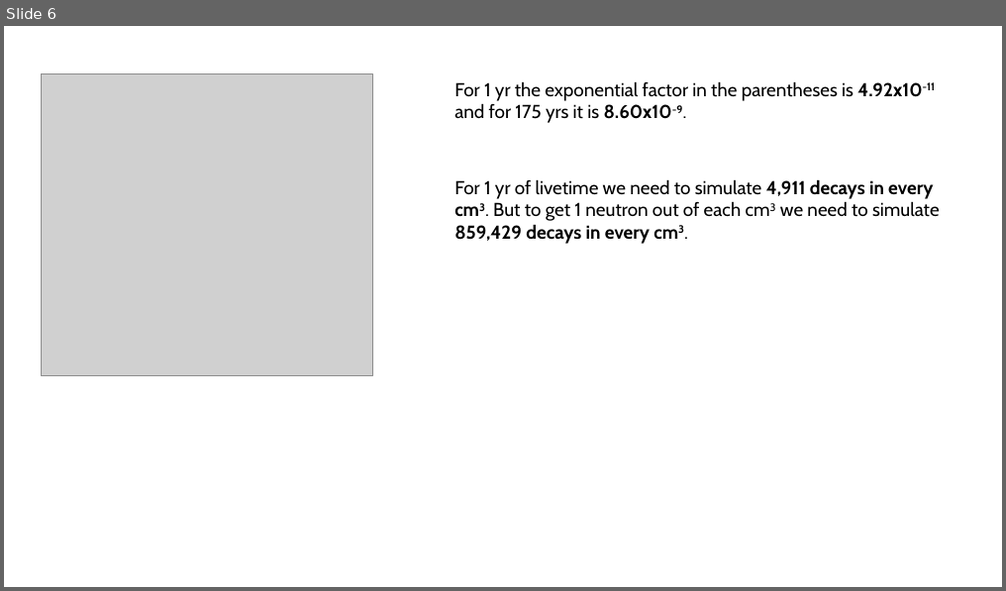
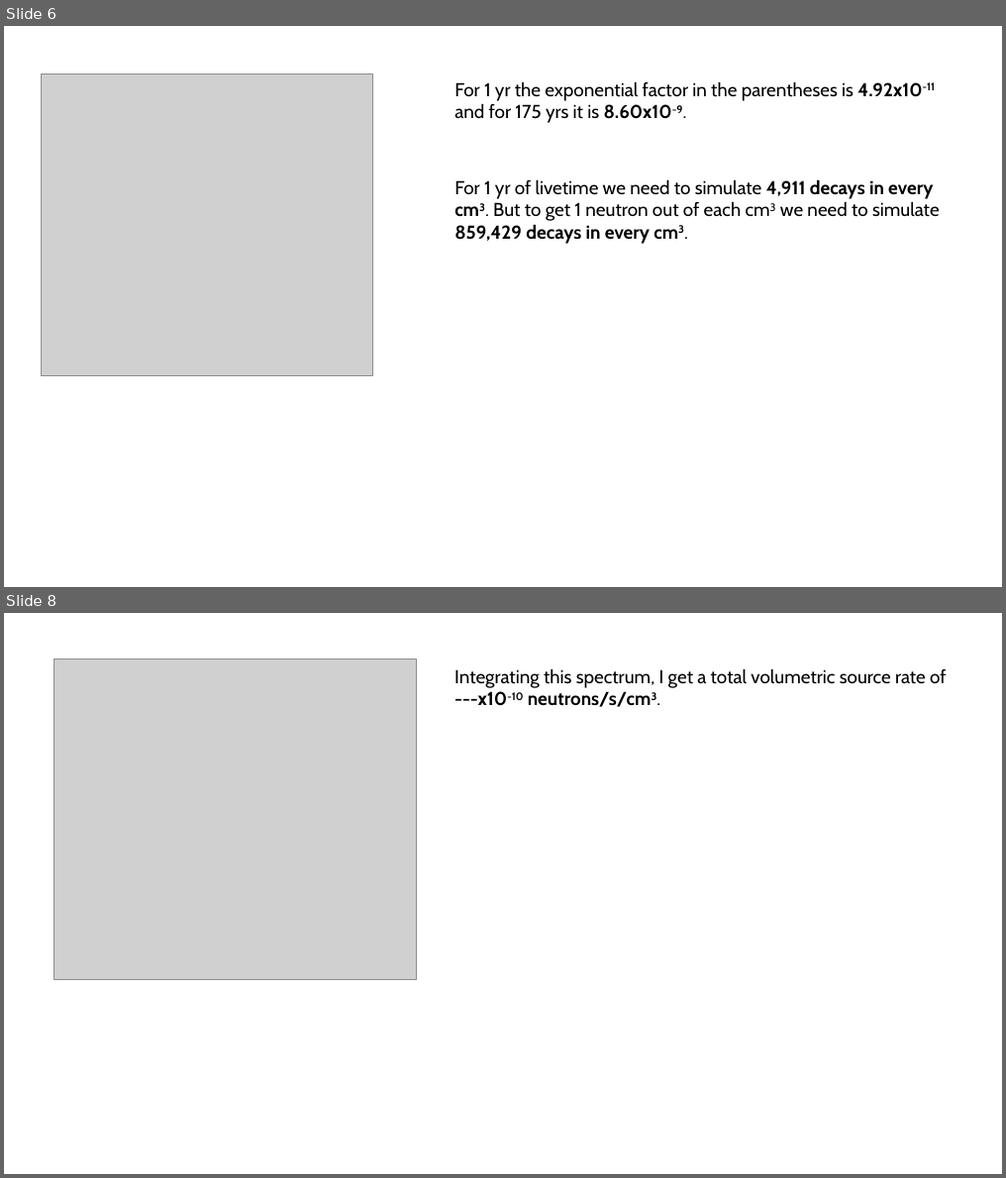
Before and after one commit to villano-lab/n-elec-scattering, a slide deck: 2-Flux/bknds_notes/an-simulation.pptx. Shown one above the other, each under a label of ours: slide 6 before the commit, slides 6 and 8 after it; the slides between them are not shown. The pictures are 1006x591 and 1006x1178 pixels, drawn with LibreOffice and Linux fonts; fonts in the diff are those of the drawing; grey boxes stand for pictures. Boxes give left, top, right and bottom in pixels: in the first picture for what was removed or moved away, otherwise in the second. Text is boxed around its words. In the diff, an @@ line names an element or a change of style, - is before the commit and + after.

```diff
--- a/2-Flux/bknds_notes/an-simulation.pptx
+++ b/2-Flux/bknds_notes/an-simulation.pptx
@@ slide 8 added at (x1=4, y1=613, x2=1002, y2=1174), background #FFFFFF @@
@@ picture added at (x1=54, y1=659, x2=417, y2=980) @@
@@ text added at (x1=454, y1=668, x2=946, y2=707), 18 pt, text #000000 @@
+Integrating this spectrum, I get a total volumetric source rate of ---x10-10 neutrons/s/cm3.
```
Also in this commit, not shown: 1 slide changed, 2 other files.
